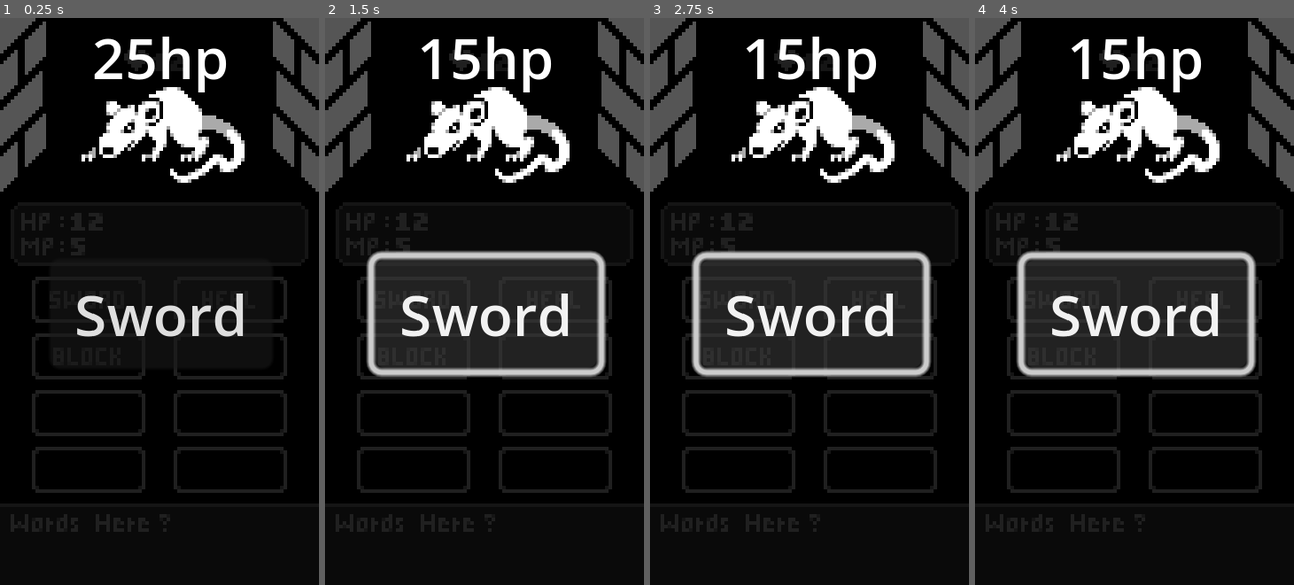
Above: before the commit, frames 1-4 (left to right).
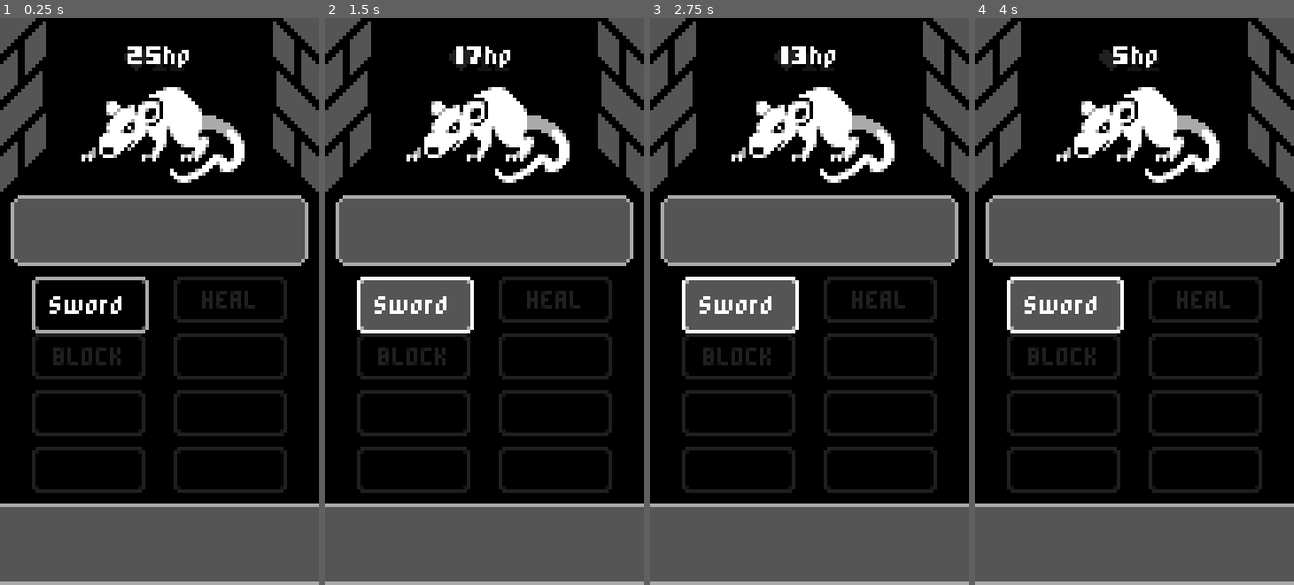
Above: after the commit, the same moments.

Repository: Bbubbee/CardPG
Game: Godot game, scene res://Scenes/battle.tscn
Two runs of this game, one before a commit and one after it. Both use one fixed random seed, a clock stepped at 60 frames per second and the inputs below.
Inputs:
- Up to frame 1 (0.25 s): no input
- Up to frame 2 (1.5 s): click "Sword" at 0.5 s; click "Sword" at 1.25 s
- Up to frame 3 (2.75 s): click "Sword" at 2 s
- Up to frame 4 (4 s): tap Enter at 2.75 s; tap Space at 3.5 s

The runs differ from the first frame. In frame 1, 30% of the frame differs, in the area x 0-100%, y 3-100%; in frame 2, 40%; in frame 3, 40%; in frame 4, 40%.

Commit message:
themeing and setters/getters

Diff:
--- /dev/null
+++ b/Assets/Resources/Button9Frame.tres
@@ -0,0 +1,10 @@
+[gd_resource type="StyleBoxTexture" load_steps=2 format=3 uid="uid://dc7xspv15bno4"]
+
+[ext_resource type="Texture2D" uid="uid://828bx7eup3c5" path="res://Assets/Images/Button9Slice.png" id="1_qx3t7"]
+
+[resource]
+texture = ExtResource("1_qx3t7")
+texture_margin_left = 2.0
+texture_margin_top = 2.0
+texture_margin_right = 2.0
+texture_margin_bottom = 2.0
--- /dev/null
+++ b/Assets/Resources/Button9FrameHover.tres
@@ -0,0 +1,10 @@
+[gd_resource type="StyleBoxTexture" load_steps=2 format=3 uid="uid://dlpsc24abvrh"]
+
+[ext_resource type="Texture2D" uid="uid://deyk5dwxm75mg" path="res://Assets/Images/Button9SliceHover.png" id="1_hqqc5"]
+
+[resource]
+texture = ExtResource("1_hqqc5")
+texture_margin_left = 2.0
+texture_margin_top = 2.0
+texture_margin_right = 2.0
+texture_margin_bottom = 2.0
--- /dev/null
+++ b/Assets/Resources/Button9FramePressed.tres
@@ -0,0 +1,10 @@
+[gd_resource type="StyleBoxTexture" load_steps=2 format=3 uid="uid://buot0g2cp8fy8"]
+
+[ext_resource type="Texture2D" uid="uid://biy67v6bptbq7" path="res://Assets/Images/Button9SlicePressed.png" id="1_fpm1x"]
+
+[resource]
+texture = ExtResource("1_fpm1x")
+texture_margin_left = 2.0
+texture_margin_top = 2.0
+texture_margin_right = 2.0
+texture_margin_bottom = 2.0
--- /dev/null
+++ b/Assets/Resources/DefaultFont.tres
@@ -0,0 +1,7 @@
+[gd_resource type="FontVariation" load_steps=2 format=3 uid="uid://dg44tyfwlhfrd"]
+
+[ext_resource type="FontFile" uid="uid://d7efbmafqg51" path="res://Assets/Resources/PixelRPG.ttf" id="1_atqj2"]
+
+[resource]
+base_font = ExtResource("1_atqj2")
+spacing_bottom = -2
--- /dev/null
+++ b/Assets/Resources/Panel9Frame.tres
@@ -0,0 +1,10 @@
+[gd_resource type="StyleBoxTexture" load_steps=2 format=3 uid="uid://delqqn7bv7rrp"]
+
+[ext_resource type="Texture2D" uid="uid://dy7sbkt33siq5" path="res://Assets/Images/Panel9Slice.png" id="1_3ksog"]
+
+[resource]
+texture = ExtResource("1_3ksog")
+texture_margin_left = 2.0
+texture_margin_top = 2.0
+texture_margin_right = 2.0
+texture_margin_bottom = 2.0
--- /dev/null
+++ b/Assets/Themes/DefaultTheme.tres
@@ -0,0 +1,36 @@
+[gd_resource type="Theme" load_steps=7 format=3 uid="uid://20vsd7ysgdr1"]
+
+[ext_resource type="StyleBox" uid="uid://dc7xspv15bno4" path="res://Assets/Resources/Button9Frame.tres" id="1_giphq"]
+[ext_resource type="FontVariation" uid="uid://dg44tyfwlhfrd" path="res://Assets/Resources/DefaultFont.tres" id="1_oedww"]
+[ext_resource type="StyleBox" uid="uid://dlpsc24abvrh" path="res://Assets/Resources/Button9FrameHover.tres" id="2_coi7q"]
+[ext_resource type="StyleBox" uid="uid://buot0g2cp8fy8" path="res://Assets/Resources/Button9FramePressed.tres" id="3_islj5"]
+[ext_resource type="StyleBox" uid="uid://delqqn7bv7rrp" path="res://Assets/Resources/Panel9Frame.tres" id="4_s5afr"]
+
+[sub_resource type="StyleBoxEmpty" id="StyleBoxEmpty_v5ini"]
+
+[resource]
+default_font = ExtResource("1_oedww")
+default_font_size = 6
+Button/colors/font_color = Color(1, 1, 1, 1)
+Button/colors/font_disabled_color = Color(0.87451, 0.87451, 0.87451, 0.501961)
+Button/colors/font_hover_color = Color(1, 1, 1, 1)
+Button/colors/font_pressed_color = Color(0, 0, 0, 1)
+Button/colors/icon_hover_color = Color(1, 1, 1, 1)
+Button/colors/icon_pressed_color = Color(1, 1, 1, 1)
+Button/styles/disabled = ExtResource("1_giphq")
+Button/styles/focus = SubResource("StyleBoxEmpty_v5ini")
+Button/styles/hover = ExtResource("2_coi7q")
+Button/styles/normal = ExtResource("1_giphq")
+Button/styles/pressed = ExtResource("3_islj5")
+LineEdit/styles/focus = ExtResource("4_s5afr")
+LineEdit/styles/normal = ExtResource("4_s5afr")
+LineEdit/styles/read_only = ExtResource("4_s5afr")
+OptionButton/styles/disabled = ExtResource("4_s5afr")
+OptionButton/styles/focus = ExtResource("4_s5afr")
+OptionButton/styles/hover = ExtResource("4_s5afr")
+OptionButton/styles/normal = ExtResource("4_s5afr")
+OptionButton/styles/pressed = ExtResource("4_s5afr")
+Panel/styles/panel = ExtResource("4_s5afr")
+TextEdit/styles/focus = ExtResource("4_s5afr")
+TextEdit/styles/normal = ExtResource("4_s5afr")
+TextEdit/styles/read_only = ExtResource("4_s5afr")
--- a/Scenes/battle.tscn
+++ b/Scenes/battle.tscn
@@ -1,9 +1,10 @@
-[gd_scene load_steps=5 format=3 uid="uid://cy2ytcema5j74"]
+[gd_scene load_steps=6 format=3 uid="uid://cy2ytcema5j74"]
 
 [ext_resource type="Script" path="res://Scripts/battle.gd" id="1_amr2d"]
 [ext_resource type="Texture2D" uid="uid://dmdkxoucmmf5r" path="res://Assets/Images/Mobile RPG Mockup.png" id="1_ikiff"]
 [ext_resource type="Texture2D" uid="uid://dwkqq0vvjc80s" path="res://Assets/Images/Dungeon.png" id="1_ishl0"]
 [ext_resource type="Texture2D" uid="uid://ypc0hl0s73cm" path="res://Assets/Images/Rat.png" id="3_k1pqd"]
+[ext_resource type="Script" path="res://Scripts/Enemy.gd" id="4_0vgi0"]
 
 [node name="Battle" type="Node"]
 script = ExtResource("1_amr2d")
@@ -19,17 +20,20 @@
 
 [node name="Enemy" type="Node2D" parent="."]
 position = Vector2(46, 33)
+script = ExtResource("4_0vgi0")
 
 [node name="Sprite" type="Sprite2D" parent="Enemy"]
 texture = ExtResource("3_k1pqd")
 
 [node name="Label" type="Label" parent="Enemy"]
 offset_left = -20.0
-offset_top = -33.0
+offset_top = -35.0
 offset_right = 20.0
-offset_bottom = -7.0
+offset_bottom = -9.0
 text = "25hp
 "
+horizontal_alignment = 1
+vertical_alignment = 1
 
 [node name="UI" type="Control" parent="."]
 layout_mode = 3
@@ -39,13 +43,27 @@
 grow_horizontal = 2
 grow_vertical = 2
 
+[node name="StatsPanel" type="Panel" parent="UI"]
+layout_mode = 0
+offset_left = 3.0
+offset_top = 50.0
+offset_right = 87.0
+offset_bottom = 70.0
+
 [node name="SwordButton" type="Button" parent="UI"]
 layout_mode = 0
-offset_left = 14.0
-offset_top = 68.0
-offset_right = 77.0
-offset_bottom = 99.0
+offset_left = 9.0
+offset_top = 73.0
+offset_right = 42.0
+offset_bottom = 89.0
 text = "Sword
 "
 
+[node name="TextboxPanel" type="Panel" parent="UI"]
+layout_mode = 0
+offset_left = -2.0
+offset_top = 137.0
+offset_right = 92.0
+offset_bottom = 160.0
+
 [connection signal="pressed" from="UI/SwordButton" to="." method="_on_sword_button_pressed"]
--- /dev/null
+++ b/Scripts/Enemy.gd
@@ -0,0 +1,8 @@
+extends Node2D
+
+var hp = 25:
+	set = SetHp  # Called whenever it's set.
+
+func SetHp(new_hp):
+	hp = new_hp
+	$Label.text = str(hp) + "hp"
--- a/Scripts/battle.gd
+++ b/Scripts/battle.gd
@@ -1,8 +1,6 @@
 extends Node
-
-@onready var hpLabel = $Enemy/Label
 
 func _on_sword_button_pressed():
 	print("attack!")
 
-	hpLabel.text = "15hp"
+	$Enemy.hp -= 4
--- a/project.godot
+++ b/project.godot
@@ -23,6 +23,10 @@
 window/size/window_height_override=640
 window/stretch/mode="canvas_items"
 
+[gui]
+
+theme/custom="res://Assets/Themes/DefaultTheme.tres"
+
 [rendering]
 
 textures/canvas_textures/default_texture_filter=0
Renamed: Assets/Font/PixelRPG.ttf -> Assets/Resources/PixelRPG.ttf
Not shown, changed: Assets/Resources/PixelRPG.ttf.import
